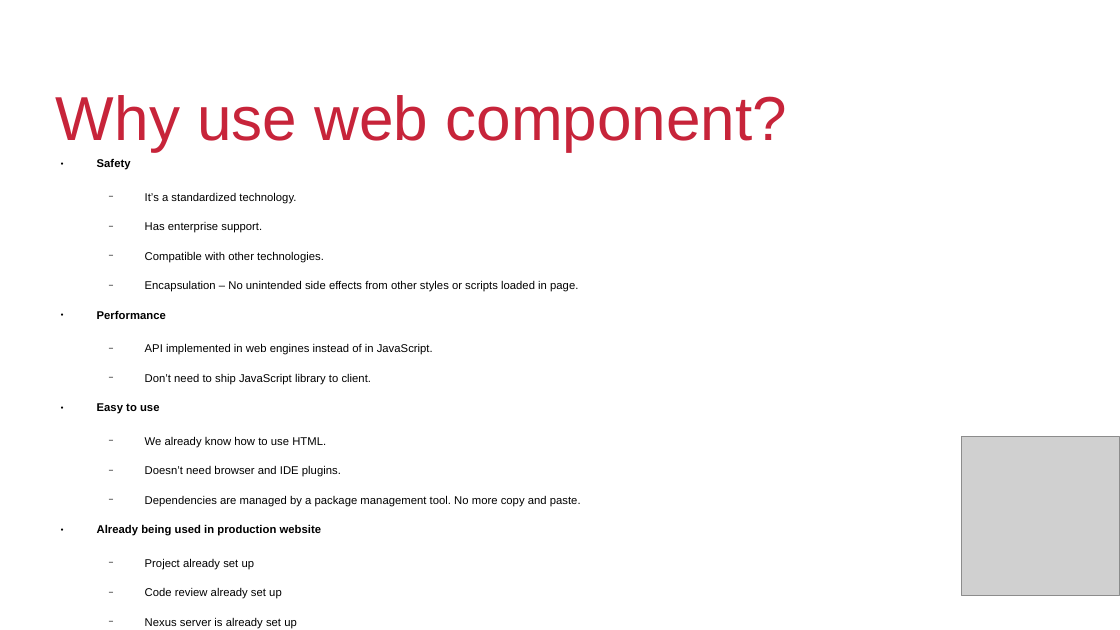
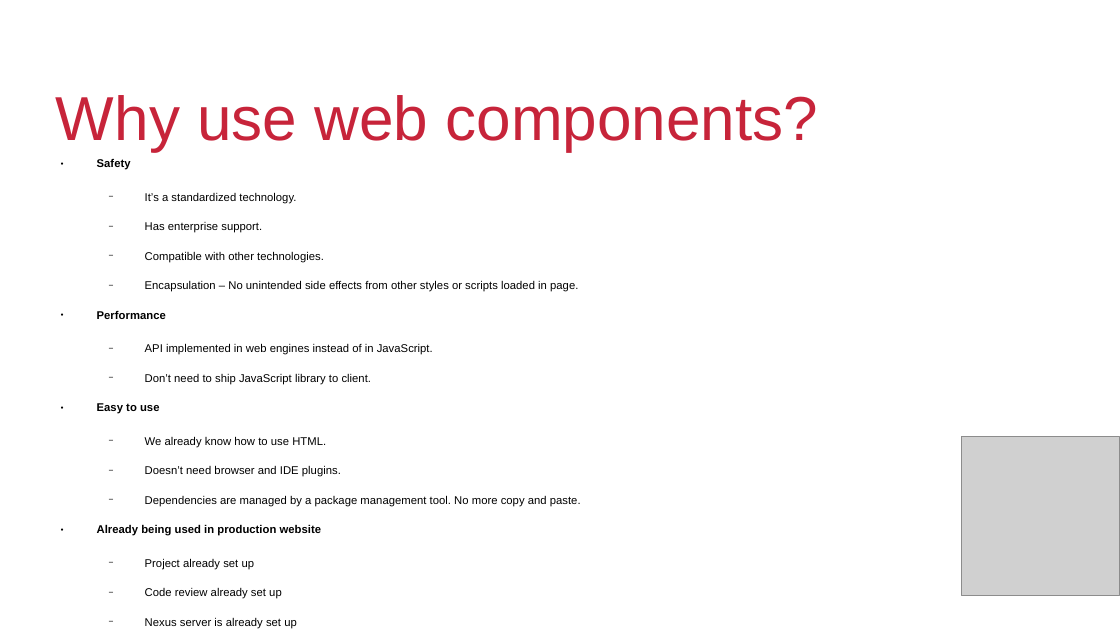
Before and after one commit to QuiWorks/wc-presentation, a slide deck: slide 8 of wc-pp-presentation.odp. Drawn at 1120x630 pixels with LibreOffice and Linux fonts; fonts in the diff are those of the drawing; grey boxes stand for pictures; background and template pictures are left out. Boxes give left, top, right and bottom in pixels: in the first picture for what was removed or moved away, otherwise in the second. Text is boxed around its words. In the diff, an @@ line names an element or a change of style, - is before the commit and + after.

```diff
--- a/wc-pp-presentation.odp
+++ b/wc-pp-presentation.odp
@@ title at (56,95,819,151): text changed @@
-Why use web component?
+Why use web components?
```
Also in this commit, not shown: 1 other slide changed.
